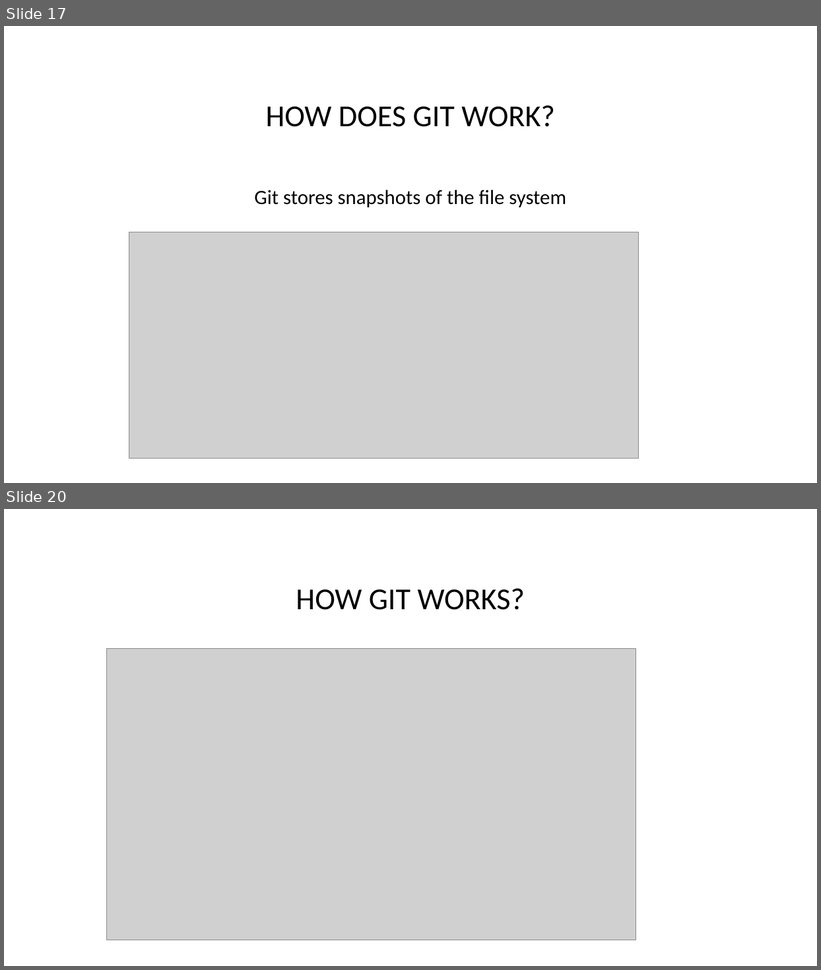
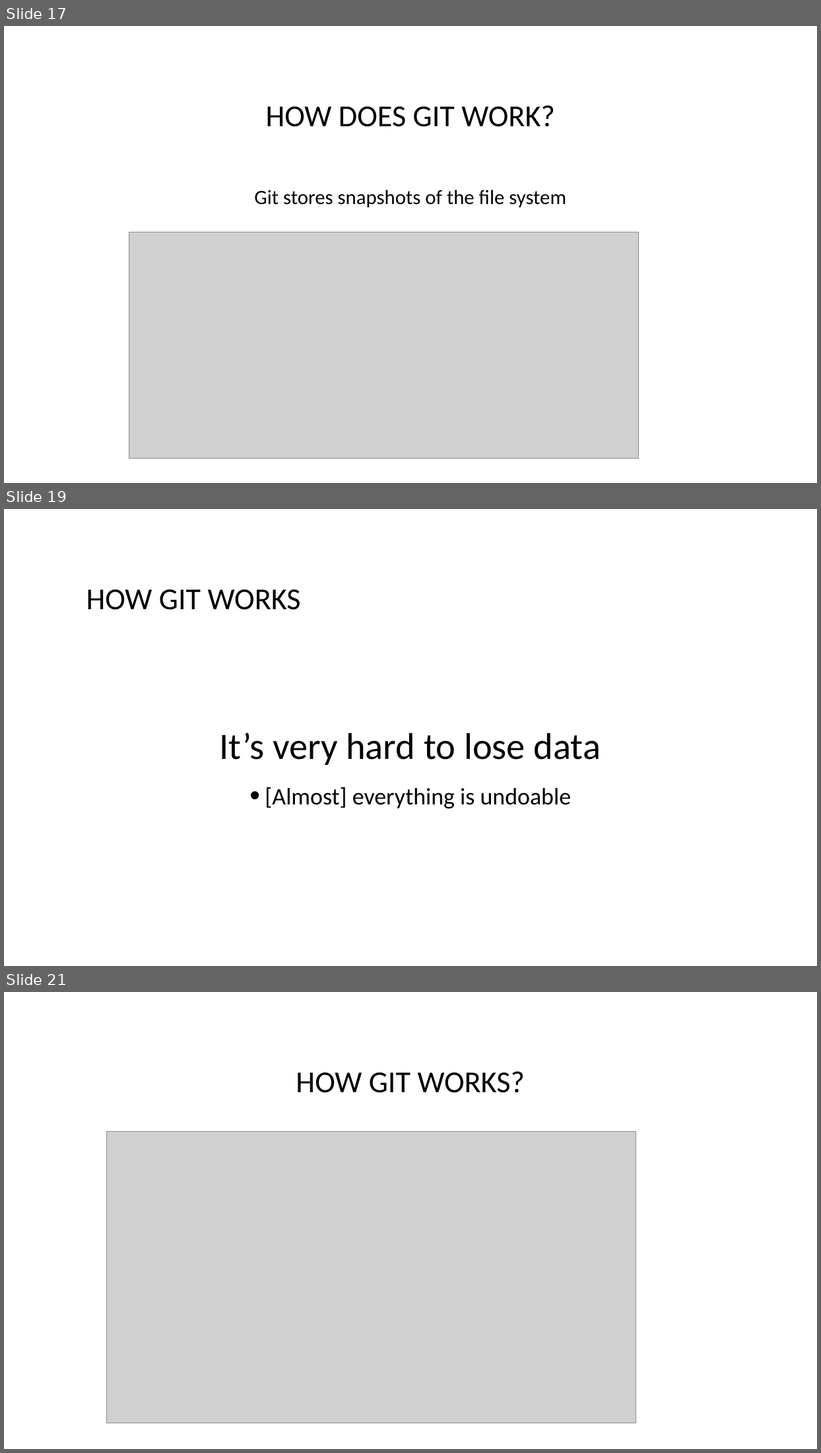
Before and after one commit to bogdanbujdea/git102, a slide deck: Course 1.pptx. Shown one above the other, each under a label of ours: slides 17 and 20 before the commit, slides 17, 19 and 21 after it; the slides between them are not shown. The pictures are 821x970 and 821x1453 pixels, drawn with LibreOffice and Linux fonts; fonts in the diff are those of the drawing; grey boxes stand for pictures. Boxes give left, top, right and bottom in pixels: in the first picture for what was removed or moved away, otherwise in the second. Text is boxed around its words. In the diff, an @@ line names an element or a change of style, - is before the commit and + after.

```diff
--- a/Course 1.pptx
+++ b/Course 1.pptx
@@ slide 19 added at (x1=4, y1=509, x2=817, y2=966), background #FFFFFF @@
@@ title added at (x1=86, y1=590, x2=301, y2=610), 36 pt, text #000000 @@
+HOW GIT WORKS
@@ text added at (x1=220, y1=733, x2=601, y2=809), 28 pt, text #000000 @@
+It’s very hard to lose data
+• [Almost] everything is undoable
@@ what was slide 20 is now slide 21 @@
```
Also in this commit, not shown: 4 slides changed.
